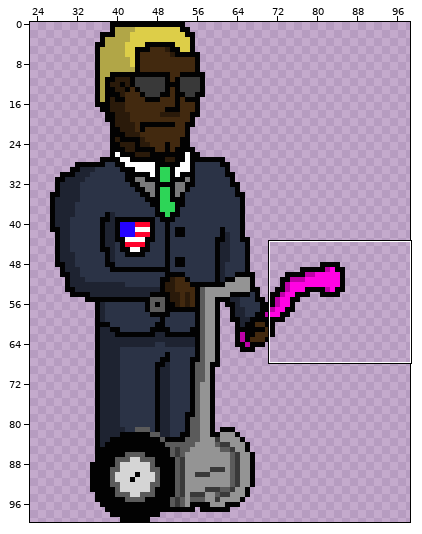
File history of a sprite sheet, gfx/AgentBlack_Segway_Cut_Clean3.png. The picture above shows the old version from afar; the outline marks the close-up.
Close-up. First the earlier version:
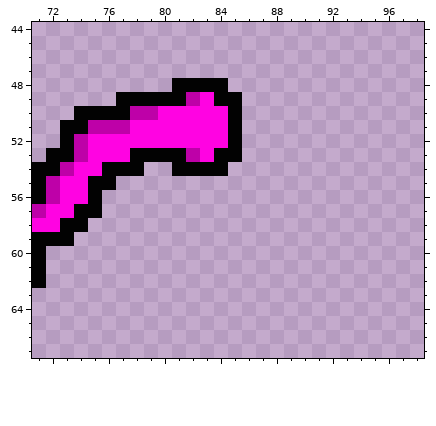
The file is 100x100 pixels. Colours within 5 levels of each other are drawn and written as one. Shown: x 71..98, y 44..67. The wide view leaves out empty margins.
After:
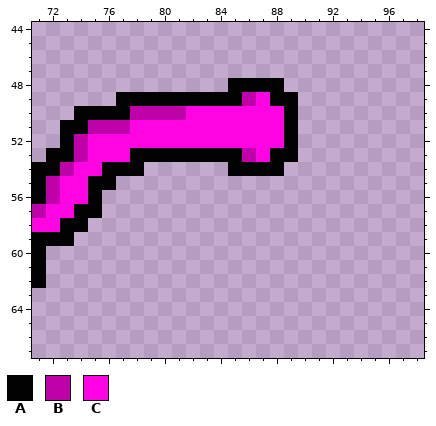
Palette (. is transparent): A #020202  B #be01a8  C #ff03e2
The exact change:
@@ x 78..91 @@
 47 ..............
-48 ...AAAA.......
-49 AAAABCAA......
-50 BBCCCCCA......
-51 CCCCCCCA......
-52 CCCCCCCA......
-53 AAAABCAA......
-54 A..AAAA.......
+48 .......AAAA...
+49 AAAAAAAABCAA..
+50 BBBBCCCCCCCA..
+51 CCCCCCCCCCCA..
+52 CCCCCCCCCCCA..
+53 AAAAAAAABCAA..
+54 A......AAAA...
 55 ..............
Boxes around the changes in both close-ups, in picture pixels (x1, y1, x2, y2):
changed: (158, 78, 298, 176)
